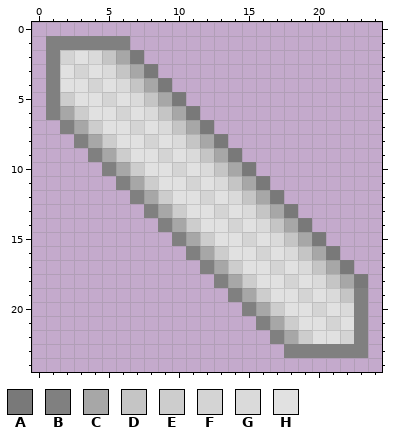
Edited in one commit: pixel-art sprite (public/images/mirror.png). The first picture shows the starting point.
The file is 25x25 pixels. Colours within 5 levels of each other are drawn and written as one.
Palette (. is transparent): A #797979  B #808080  C #a7a7a7  D #c5c5c5  E #cdcdcd  F #d4d4d4  G #dadada  H #e1e1e1
New version:
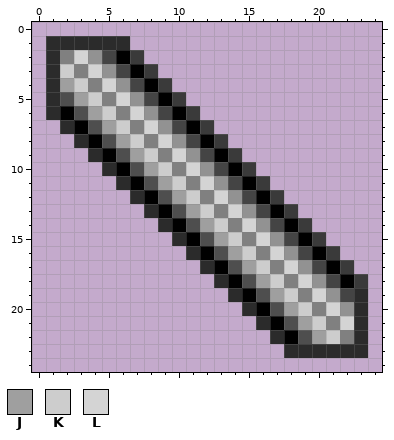
Colours new in this view: J #9f9f9f  K #cdcdcd  L #d4d4d4
Edits made:
@@ palette @@
-A #797979
+A #3a3a3a
-B #808080
+B #2b2b2b
-C #a7a7a7
+C #000000
-D #c5c5c5
+D #444444
-E #cdcdcd
+E #4e4e4e
-F #d4d4d4
+F #808080
-G #dadada
+G #929292
@@ x 0..24 @@
  1 .BBBBBB..................
- 2 .BFHGDCA.................
- 3 .BHFHGDCA................
- 4 .BHHFHGDCA...............
- 5 .BEHHFHGDCA..............
- 6 .BCEHHFHGDCA.............
- 7 ..BCEHHFHGDCA............
- 8 ...BCEHHFHGDCA...........
- 9 ....BCEHHFHGDCA..........
-10 .....BCEHHFHGDCA.........
-11 ......BCEHHFHGDCA........
-12 .......BCEHHFHGDCA.......
-13 ........BCEHHFHGDCA......
-14 .........BCEHHFHGDCA.....
-15 ..........BCEHHFHGDCA....
-16 ...........BCEHHFHGDCA...
-17 ............BCEHHFHGDCA..
-18 .............BCEHHFHGDCA.
-19 ..............BCEHHFHGDB.
-20 ...............BCEHHFHGB.
-21 ................BCEHHFHB.
-22 .................BCEHHFB.
+ 2 .BFLGDCA.................
+ 3 .BKFLGDCA................
+ 4 .BJKFLGDCA...............
+ 5 .BEJKFLGDCA..............
+ 6 .BCEJKFLGDCA.............
+ 7 ..BCEJKFLGDCA............
+ 8 ...BCEJKFLGDCA...........
+ 9 ....BCEJKFLGDCA..........
+10 .....BCEJKFLGDCA.........
+11 ......BCEJKFLGDCA........
+12 .......BCEJKFLGDCA.......
+13 ........BCEJKFLGDCA......
+14 .........BCEJKFLGDCA.....
+15 ..........BCEJKFLGDCA....
+16 ...........BCEJKFLGDCA...
+17 ............BCEJKFLGDCA..
+18 .............BCEJKFLGDCA.
+19 ..............BCEJKFLGDB.
+20 ...............BCEJKFLGB.
+21 ................BCEJKFLB.
+22 .................BCEJKFB.
 23 ..................BBBBBB.
Where, in picture pixels (left, top, right, bottom), the same in both pictures:
changed: (46, 36, 368, 358)
